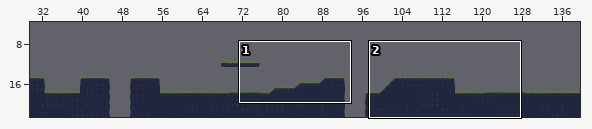
Level history. Tiled map: ScifiDruid/Content/bin/DesktopGL/Stage1.tmx. Above: a wide view before the commit, with the close-up outlined.
Close-up. First the earlier version:
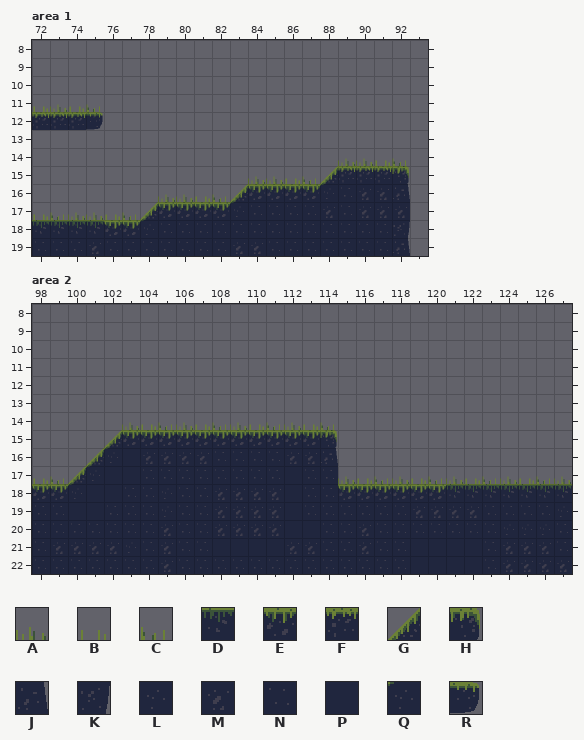
Cells are 32x32 px. Shown: area 1 x 72..93, y 8..19; area 2 x 98..127, y 8..22. The commit also changed other parts of the map, which this record leaves out.
Key: from "tileset1": A 0, B 1, C 2, D 6, E 7, F 8, G 10, H 11, J 14, K 16, L 17, M 18, N 19, P 20, Q 21, R 24.
_ is an empty cell.
Layer "Blocks" before, area 1, first column x 72:
 8 ______________________
 9 ______________________
10 ______________________
11 ______________________
12 FFFR__________________
13 ______________________
14 ______________________
15 ________________GFFFH_
16 ___________GEEEEQNMMJ_
17 ______GEEEEQNNNNMNMMM_
18 DDDDEEQNNNNNNNNNNNNNK_
19 NNNMNNNNNNNMMNNNNNNNJ_
Layer "Props" before, area 1, first column x 72:
 8 ______________________
 9 ______________________
10 ______________________
11 BABC__________________
12 ______________________
13 ______________________
14 _________________AABC_
15 ____________AABC______
16 _______AABC___________
17 BCAABC________________
18 ______________________
19 ______________________
Layer "Blocks" before, area 2, first column x 98:
 8 ______________________________
 9 ______________________________
10 ______________________________
11 ______________________________
12 ______________________________
13 ______________________________
14 ______________________________
15 ____GEEEEEEEEEEEH_____________
16 ___GQPMMMMNNNNMMJ_____________
17 __GQPPNNNNNNNNPNN_____________
18 EEQPPNNLNNMMMMPNNEEEEEEDDDDDDD
19 NNPPNNNLNNMMMMPNNNNNNMMMMNNNNL
20 NNNNNNNMNNMMMMPPNNMNNNNNNNLLLN
21 NMMMMLNMNNPPPPMMNNMNNPPPPNMMMN
22 NNNNNNNMNNNNNNNNNNNNNPPPPNMMMM
Layer "Props" before, area 2, first column x 98:
 8 ______________________________
 9 ______________________________
10 ______________________________
11 ______________________________
12 ______________________________
13 ______________________________
14 _____ABCABCABCABC_____________
15 ______________________________
16 ______________________________
17 BC_______________ABCABCABCABCA
18 ______________________________
19 ______________________________
20 ______________________________
21 ______________________________
22 ______________________________
New version:
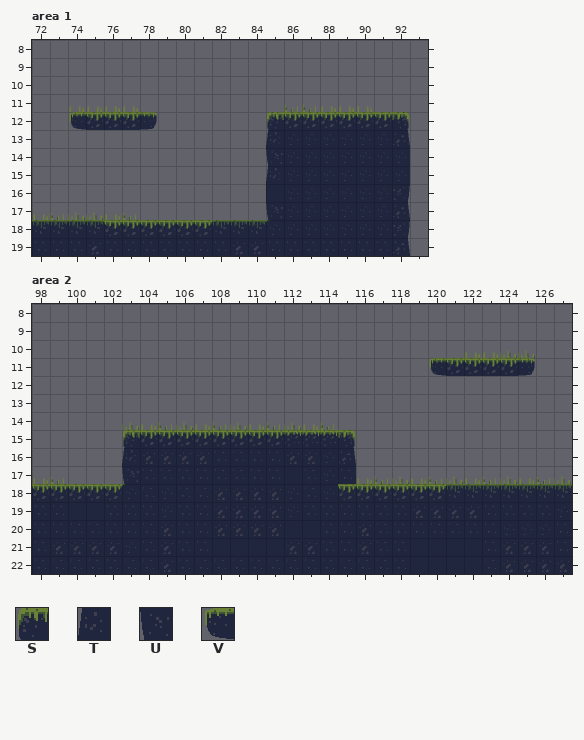
Further tiles: from "tileset1": S 12, T 13, U 15, V 23.
Change:
{"where": "layer \"Blocks\", area 1"}
{"y":12,"x":72,"old":"FFFR___","new":"__VEEER"}
{"y":12,"x":85,"old":"________","new":"SEEEEEEH"}
{"y":13,"x":85,"old":"________","new":"TLLLLLLJ"}
{"y":14,"x":85,"old":"________","new":"ULLLLLLL"}
{"y":15,"x":85,"old":"___GFFFH","new":"TLLLLLLL"}
{"y":16,"x":83,"old":"GEEEEQNMMJ","new":"__PLLLLLLK"}
{"y":17,"x":78,"old":"GEEEEQNNNNMNMMM","new":"_______ULLLLLLJ"}
{"y":18,"x":78,"old":"QNNNNNNNNNNNNN","new":"EEEEDDDQLLLLLL"}
{"where": "layer \"Props\", area 1"}
{"y":11,"x":72,"old":"BA","new":"__"}
{"y":11,"x":75,"old":"C__","new":"BBB"}
{"y":11,"x":86,"old":"_____","new":"CCBBB"}
{"y":14,"x":89,"old":"AABC","new":"____"}
{"y":15,"x":84,"old":"AABC","new":"____"}
{"y":16,"x":79,"old":"AABC","new":"____"}
{"where": "layer \"Blocks\", area 2"}
{"y":11,"x":120,"old":"______","new":"VEEEER"}
{"y":15,"x":102,"old":"GE","new":"_S"}
{"y":15,"x":112,"old":"EEH_","new":"FFFH"}
{"y":16,"x":101,"old":"GQP","new":"__T"}
{"y":16,"x":114,"old":"J_","new":"LJ"}
{"y":17,"x":100,"old":"GQPP","new":"___U"}
{"y":17,"x":114,"old":"N_","new":"LN"}
{"y":18,"x":100,"old":"QPPN","new":"EEEQ"}
{"y":18,"x":114,"old":"N","new":"L"}
{"where": "layer \"Props\", area 2"}
{"y":10,"x":122,"old":"____","new":"BBAA"}
{"y":17,"x":115,"old":"A","new":"_"}
{"label":"changed","picture_box":[32,104,410,236]}
{"label":"added","picture_box":[429,350,535,376]}
{"label":"changed","picture_box":[68,430,140,500]}
{"label":"changed","picture_box":[284,430,356,499]}
